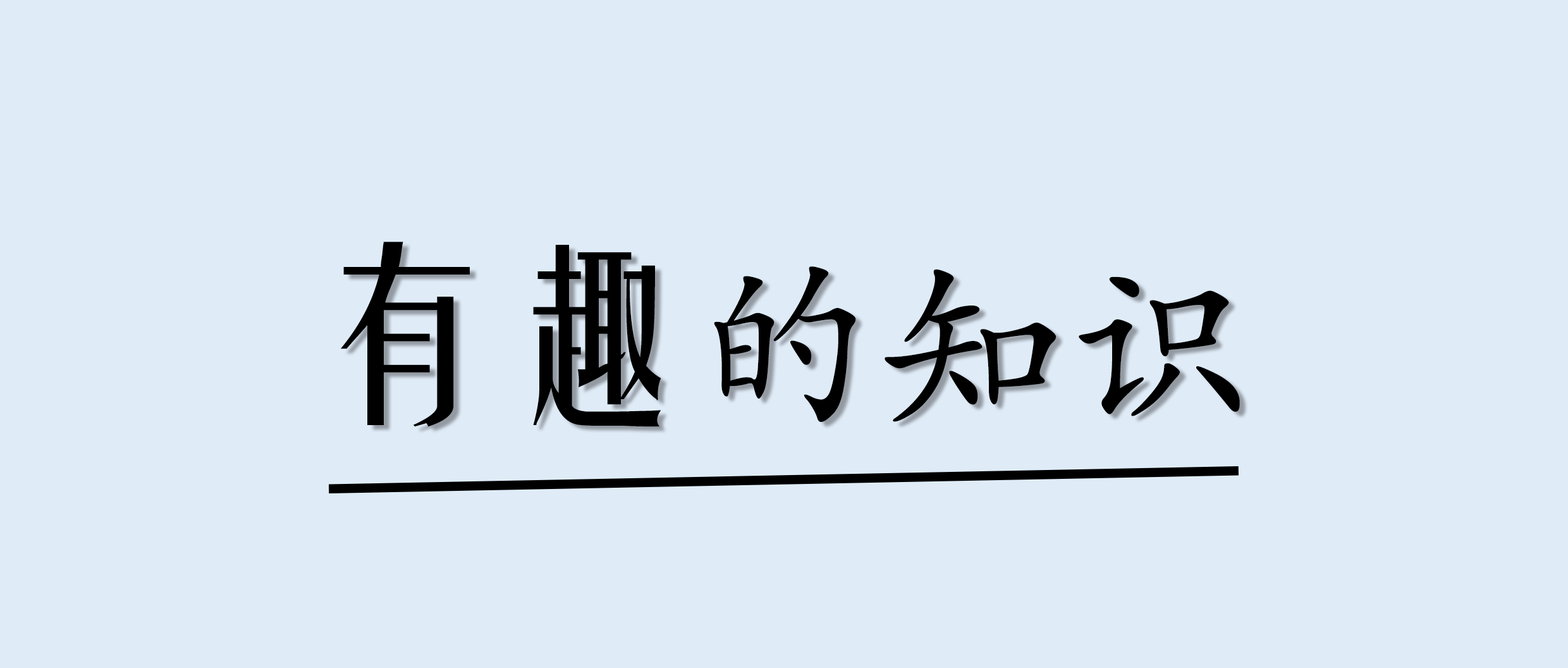
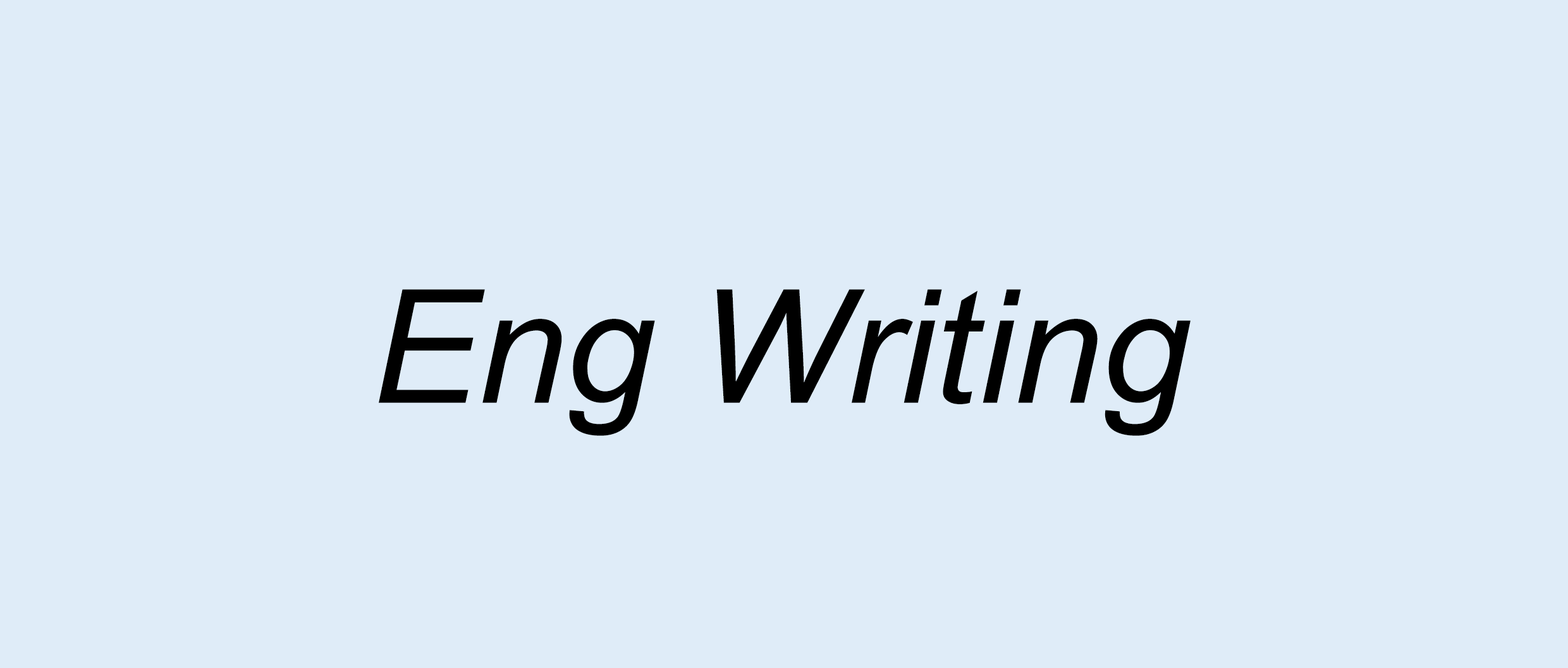
Comparing the layer stacks of the two w=1568, h=668 images. Changes:
hid "形状 1" over (x1=328, y1=465, x2=1239, y2=494)
renamed "有趣的知识" to "Eng Writing", painted on it over (x1=340, y1=241, x2=1240, y2=436)
